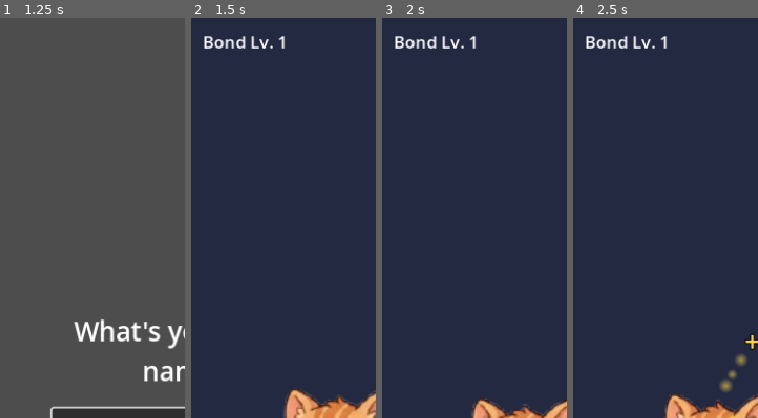
Above: before the commit, frames 1-4 (left to right).
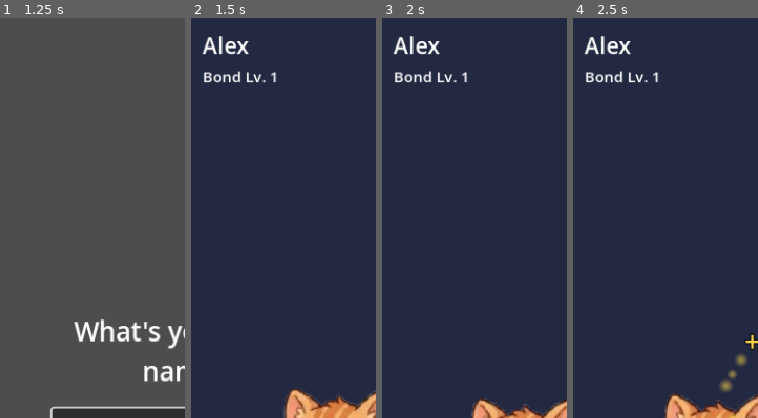
Above: after the commit, the same moments.

Repository: cvalera18/pets
Game: Godot game, scene res://scenes/main/Main.tscn
Two runs of this game, one before a commit and one after it. Both use one fixed random seed, a clock stepped at 60 frames per second and the inputs below.
Inputs (mouse positions are % of the whole screen's width and height, from its top left):
- Up to frame 1 (1.25 s): click (50, 52) at 0.52 s; type "Alex" at 0.6 s
- Up to frame 2 (1.5 s): click "Start!" at 1.25 s
- Up to frame 3 (2 s): no input
- Up to frame 4 (2.5 s): click "Play" at 2 s
The pictures show only the part of the screen within x 0-50%, y 0-50%; the shares and areas given below are measured in that part.

Frame 1 is identical in both runs. In frame 2, 1.5% of the frame differs, in the area x 6-51%, y 4-17%; in frame 3, 1.5%; in frame 4, 1.5%.

Commit message:
feat: phase 2 — show pet name in the HUD
- New EventBus.pet_name_changed, emitted by Pet.broadcast_stats on load.
- HUD top-left status panel shows the pet's name above the bond badge.

Co-Authored-By: Claude Opus 4.8 <noreply@anthropic.com>

Diff:
--- a/autoloads/EventBus.gd
+++ b/autoloads/EventBus.gd
@@ -47,6 +47,9 @@
 ## Emitted when the pet's sleeping state changes.
 ## HUD listens to this to toggle the Sleep/Wake button label.
 signal sleeping_changed(is_sleeping: bool)
+
+## Emitted with the pet's name for HUD display (on load and on name change).
+signal pet_name_changed(pet_name: String)
 
 # ─── Progression ──────────────────────────────────────────────────────────────
 
--- a/scenes/hud/HUD.gd
+++ b/scenes/hud/HUD.gd
@@ -13,8 +13,10 @@
 var _cooldown_timer: float = 0.0
 var _is_sleeping: bool = false
 var _settings_button: Button
+var _name_label: Label
 var _bond_label: Label
 var _bond_level: int = 1
+var _pet_name: String = ""
 
 # ─── Stat Bars ────────────────────────────────────────────────────────────────
 
@@ -51,9 +53,10 @@
 	EventBus.locale_changed.connect(_on_locale_changed)
 	EventBus.bond_level_changed.connect(_on_bond_level_changed)
 	EventBus.achievement_unlocked.connect(_on_achievement_unlocked)
+	EventBus.pet_name_changed.connect(_on_pet_name_changed)
 
 	_create_settings_button()
-	_create_bond_label()
+	_create_status_panel()
 	_refresh_labels()
 	_init_bars()
 
@@ -104,14 +107,27 @@
 	add_child(SETTINGS.instantiate())
 
 
-## Small bond-level badge (top-left), updated via EventBus.bond_level_changed.
-func _create_bond_label() -> void:
+## Top-left status panel: the pet's name above its bond-level badge.
+func _create_status_panel() -> void:
+	var box := VBoxContainer.new()
+	box.set_anchors_and_offsets_preset(
+			Control.PRESET_TOP_LEFT, Control.PRESET_MODE_MINSIZE, 12)
+	$Control.add_child(box)
+
+	_name_label = Label.new()
+	_name_label.text = _pet_name
+	_name_label.add_theme_font_size_override("font_size", 24)
+	box.add_child(_name_label)
+
 	_bond_label = Label.new()
-	_bond_label.add_theme_font_size_override("font_size", 18)
-	_bond_label.set_anchors_and_offsets_preset(
-			Control.PRESET_TOP_LEFT, Control.PRESET_MODE_MINSIZE, 12)
 	_bond_label.text = tr("BOND_BADGE") % _bond_level
-	$Control.add_child(_bond_label)
+	_bond_label.add_theme_font_size_override("font_size", 16)
+	box.add_child(_bond_label)
+
+
+func _on_pet_name_changed(pet_name: String) -> void:
+	_pet_name = pet_name
+	_name_label.text = pet_name
 
 
 func _on_bond_level_changed(level: int) -> void:
--- a/scenes/pet/Pet.gd
+++ b/scenes/pet/Pet.gd
@@ -143,6 +143,7 @@
 	EventBus.stat_changed.emit("energy",    stats.energy,    stats.energy)
 	EventBus.stat_changed.emit("affection", stats.affection, stats.affection)
 	EventBus.bond_level_changed.emit(bond_level)
+	EventBus.pet_name_changed.emit(pet_name)
 
 
 # ─── Interaction Handlers ─────────────────────────────────────────────────────
